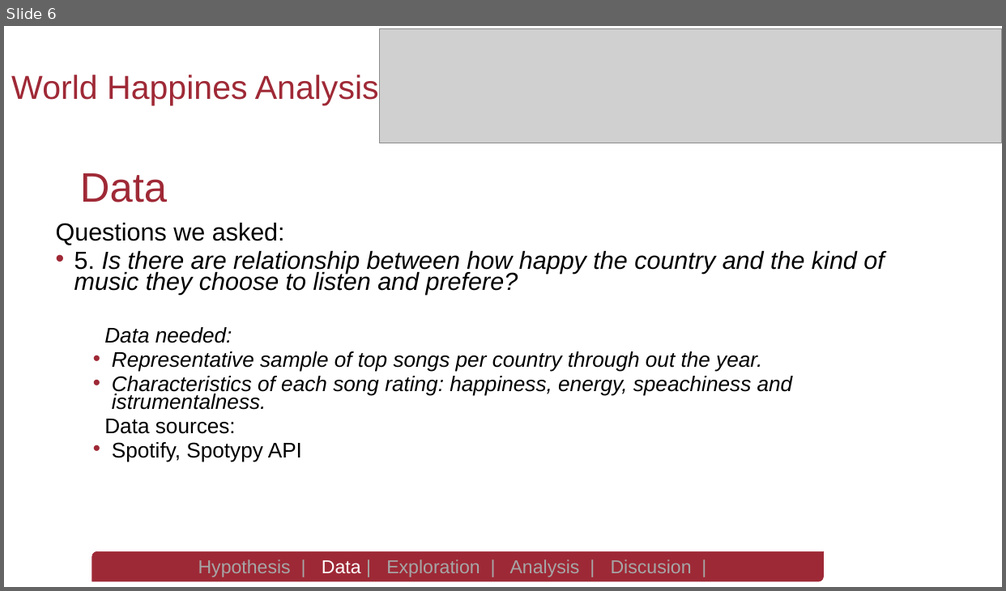
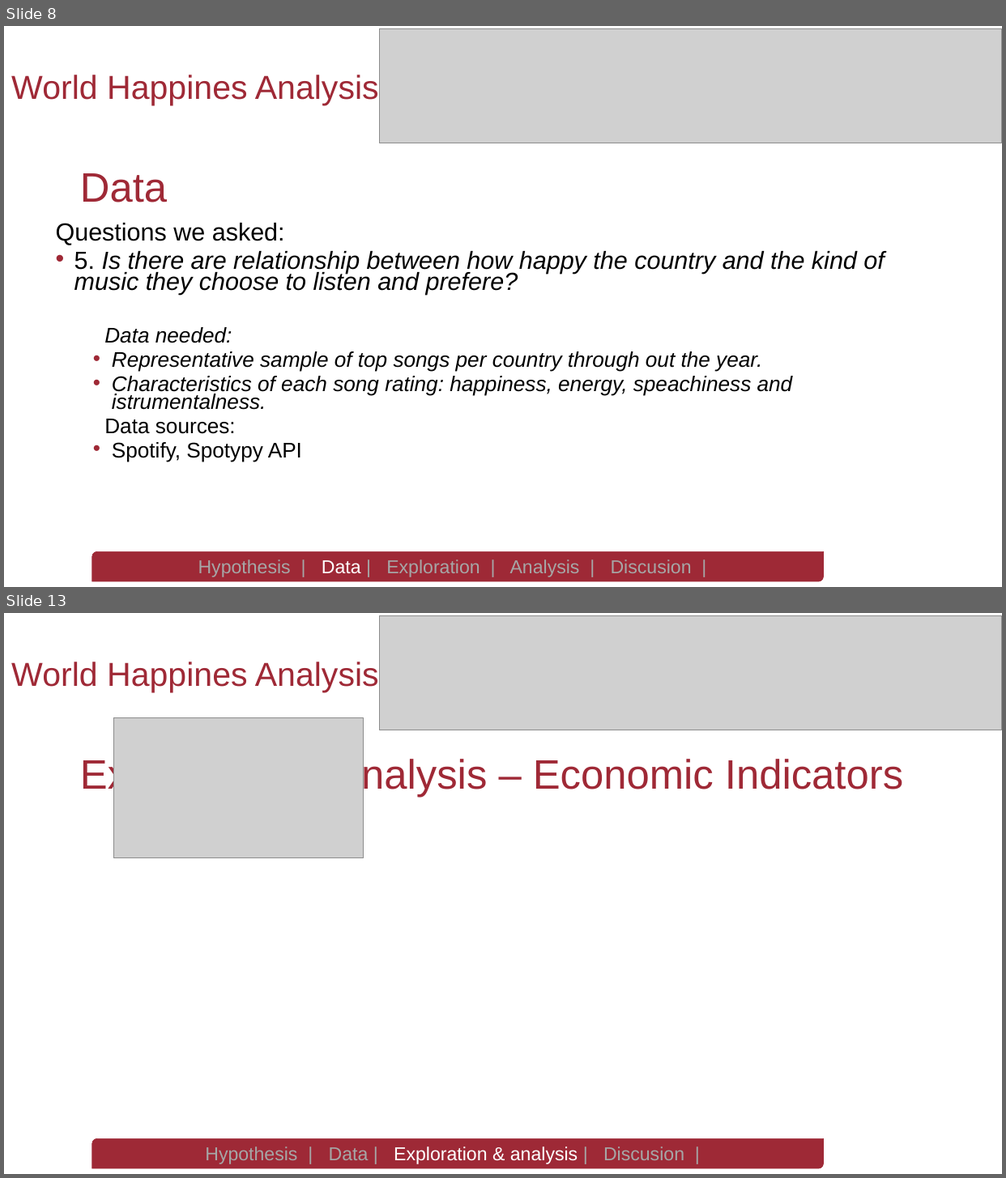
Before and after one commit to spastranas/GroupProject, a slide deck: World Happiness Analysis- Group 4 Final Presentation.pptx. Shown one above the other, each under a label of ours: slide 6 before the commit, slides 8 and 13 after it; the slides between them are not shown. The pictures are 1006x591 and 1006x1178 pixels, drawn with LibreOffice and Linux fonts; fonts in the diff are those of the drawing; grey boxes stand for pictures; background and template pictures are left out. Boxes give left, top, right and bottom in pixels: in the first picture for what was removed or moved away, otherwise in the second. Text is boxed around its words. In the diff, an @@ line names an element or a change of style, - is before the commit and + after.

```diff
--- a/World Happiness Analysis- Group 4 Final Presentation.pptx
+++ b/World Happiness Analysis- Group 4 Final Presentation.pptx
@@ slide 13 added at (x1=4, y1=613, x2=1002, y2=1174), background picture (left out) @@
@@ picture added at (x1=379, y1=615, x2=1002, y2=730) @@
@@ text added at (x1=11, y1=662, x2=379, y2=692), 32 pt, text #9F2936 @@
+World Happines Analysis
@@ picture added at (x1=114, y1=717, x2=364, y2=858) @@
@@ title added at (x1=80, y1=756, x2=903, y2=797), 39.6 pt, text #9F2936 @@
+Exploration & Analysis – Economic Indicators
@@ round diag rect added at (x1=92, y1=1139, x2=824, y2=1169), fill #9E2936, outline #9F2936 0.5 pt, 18 pt, text #A6A6A6 @@
+Hypothesis | Data | Exploration & analysis | Discusion |
@@ what was slide 6 is now slide 8 @@
```
Also in this commit, not shown: 4 slides changed, 5 other slides added, 2 other files.
